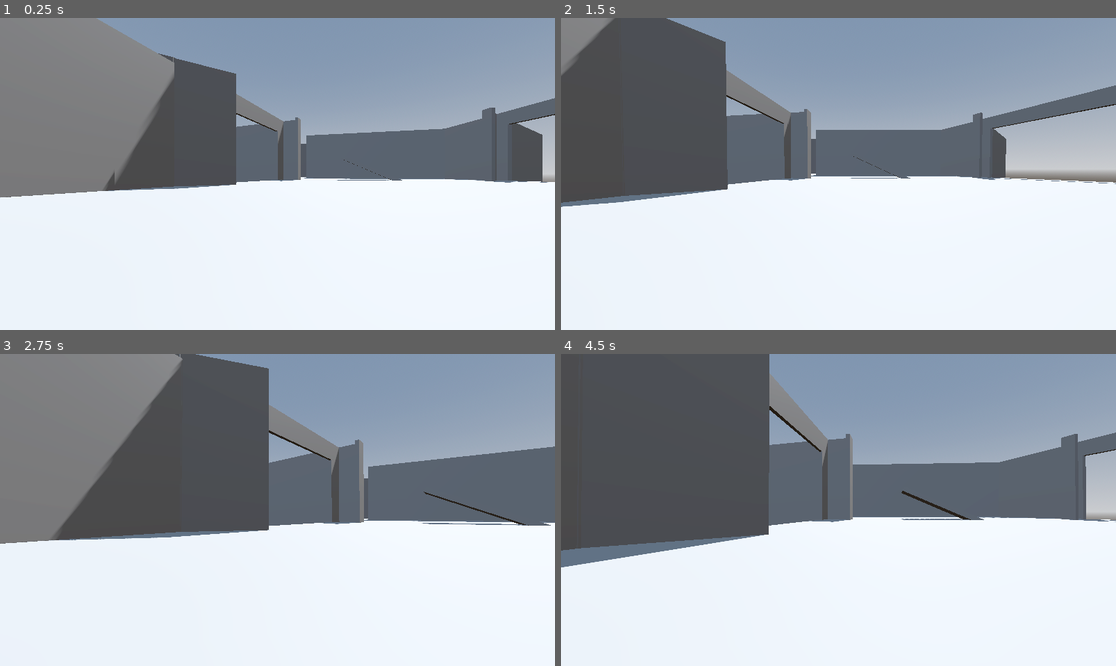
Above: before the commit, frames 1-4 (two rows, left to right).
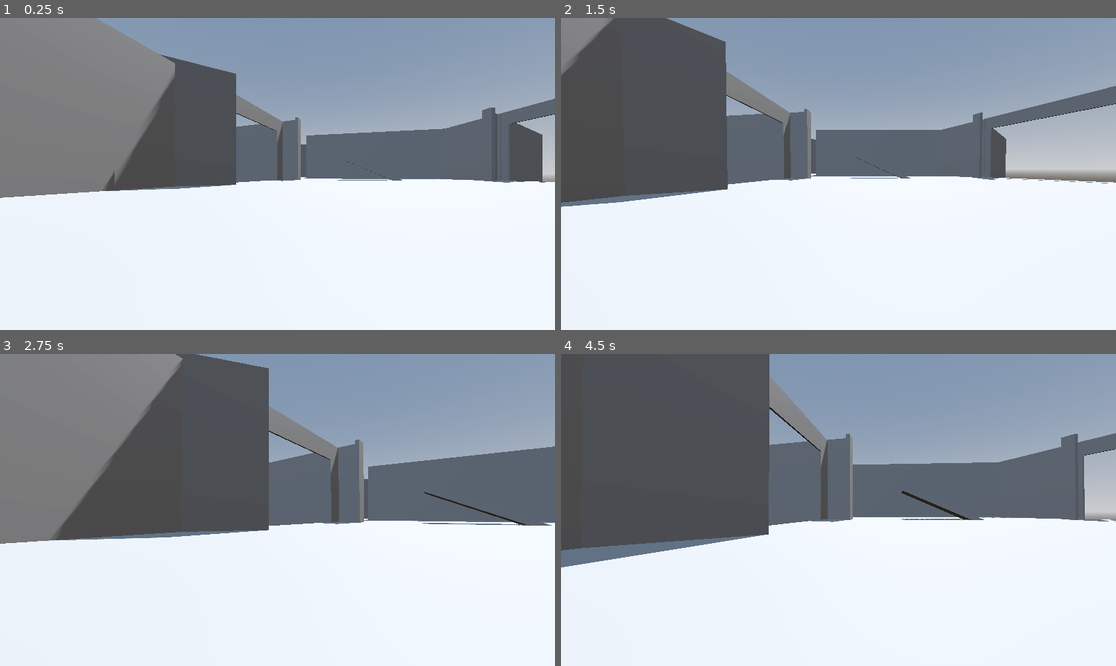
Above: after the commit, the same moments.

Repository: arsonblahaj/DDU-Escape-Herningsholm
Game: Godot game, scene res://Main.tscn
The game is run twice, just before and just after one commit, with the same random seed, the same clock (stepped at 60 frames per second) and the same inputs.
Inputs (mouse positions are in pixels of both pictures, inside the frame that each line leads up to):
- Up to frame 1 (0.25 s): no input
- Up to frame 2 (1.5 s): tap Enter at 0.5 s; move the mouse to (832, 180) at 0.52 s; hold W (up) from 0.53 s (still down); tap Space (jump) at 0.77 s; move the mouse to (877, 177) at 1.27 s
- Up to frame 3 (2.75 s): keep holding W (up); tap Space (jump) at 1.52 s; move the mouse to (233, 506) at 2.02 s
- Up to frame 4 (4.5 s): move the mouse to (844, 510) at 2.77 s; release W (up) at 2.78 s; hold A (left) 2.78-3.53 s; tap Space (jump) at 3.02, 3.77 s; move the mouse to (816, 503) at 3.52 s; hold W (up) from 3.53 s (still down); move the mouse to (866, 510) at 4.27 s

The runs differ from the first frame. In frame 1, 0.2% of the frame differs, in the area x 0-100%, y 11-58%; in frame 2, 0.2%; in frame 3, 0.2%; in frame 4, 0.3%, in the area x 37-100%, y 6-54%.

Commit message:
Main Update (23/1/2026)

Diff:
--- a/Main.tscn
+++ b/Main.tscn
@@ -63,7 +63,7 @@
 size = Vector3(47.034233, 22.789063, 23.328127)
 
 [node name="CSGCombiner3D2" type="CSGCombiner3D" parent="CSGCombiner3D"]
-transform = Transform3D(0.98, 0, 0, 0, 1, 0, 0, 0, 0.98, 0, 0.8389168, 0)
+transform = Transform3D(0.99, 0, 0, 0, 1.01, 0, 0, 0, 0.99, 0, 0.8389168, 0)
 operation = 2
 
 [node name="CSGBox3D" type="CSGBox3D" parent="CSGCombiner3D/CSGCombiner3D2"]
@@ -169,8 +169,8 @@
 size = Vector3(6.3545227, 0.37158203, 2.0734863)
 
 [node name="CSGBox3D23" type="CSGBox3D" parent="CSGCombiner3D"]
-transform = Transform3D(0.40837818, 0, 0.9128128, 0, 1, 0, -0.9128128, 0, 0.40837818, -15.134585, 1.9150391, 9.026443)
-size = Vector3(23.99971, 9.598145, 0.17919922)
+transform = Transform3D(0.40837818, 0, 0.9128128, 0, 1, 0, -0.9128128, 0, 0.40837818, -15.2749605, 1.9150391, 9.340212)
+size = Vector3(23.312233, 9.598145, 0.17919922)
 
 [node name="CSGBox3D27" type="CSGBox3D" parent="CSGCombiner3D"]
 transform = Transform3D(0.99992895, 0, 0.01192038, 0, 1, 0, -0.01192038, 0, 0.99992895, -24.919252, 3.3059628, 19.982277)
